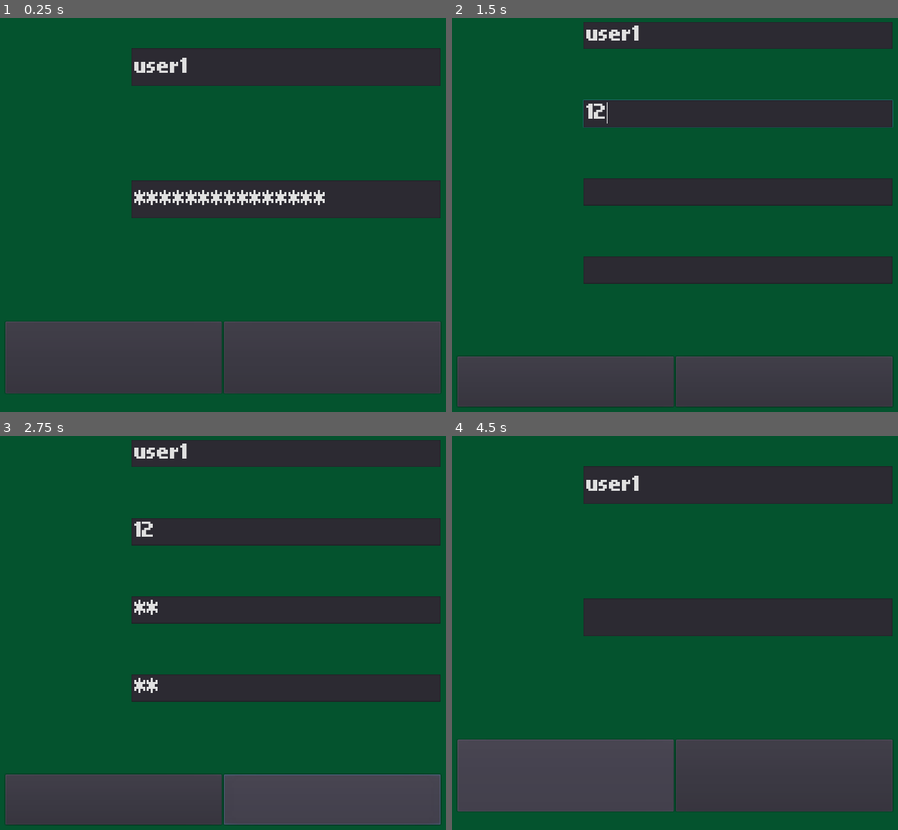
Above: before the commit, frames 1-4 (two rows, left to right).
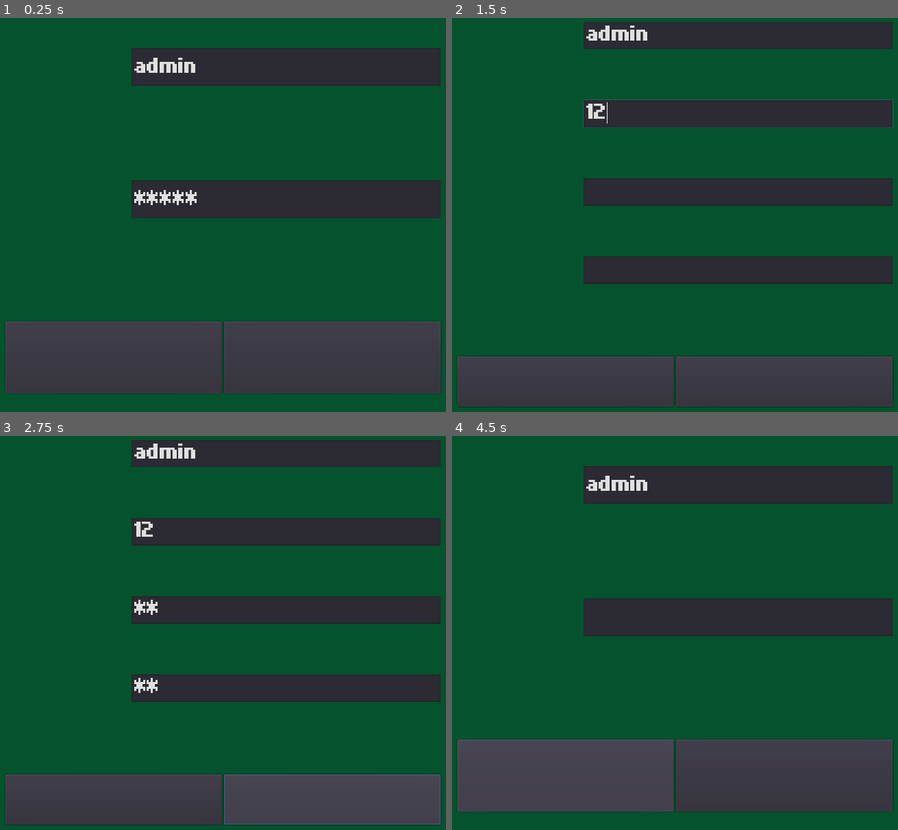
Above: after the commit, the same moments.

Repository: UPDCS192Group4/PusoyDosOnline
Game: Godot game, scene res://Home/Login.tscn
Two runs of this game, one before a commit and one after it. Both use one fixed random seed, a clock stepped at 60 frames per second and the inputs below.
Inputs (mouse positions are in pixels of both pictures, inside the frame that each line leads up to):
- Up to frame 1 (0.25 s): no input
- Up to frame 2 (1.5 s): click "REGISTER" at 0.5 s; click (737, 112) at 1.27 s; type "12" at 1.35 s
- Up to frame 3 (2.75 s): click (285, 609) at 1.5 s; type "12" at 1.58 s; click (285, 688) at 1.73 s; type "12" at 1.82 s; click "REGISTER" at 2 s
- Up to frame 4 (4.5 s): click "REGISTER" at 2.75 s; click "REGISTER" at 3.5 s; click "BACK" at 4.25 s

The runs differ from the first frame. In frame 1, 0.8% of the frame differs, in the area x 30-73%, y 10-48%; in frame 2, 0.3%; in frame 3, 0.3%; in frame 4, 0.3%.

Commit message:
Fixed leaderboards error response

Diff:
--- a/project/Home/Login.gd
+++ b/project/Home/Login.gd
@@ -107,24 +107,24 @@
 	var url = URLs.login
 	var headers = ['Content-Type: application/json']
 	var body = {"username": username, "password": password}
-	print("Attempting Login with url ", url, " with credentials: ", body)
+	#print("Attempting Login with url ", url, " with credentials: ", body)
 	var err = $LoginRequest.request(url, headers, false, HTTPClient.METHOD_POST, to_json(body))
-	print("Err code", err)
+	#print("Err code", err)
 
 func _register(username, email, password, confirm):
 	var url = URLs.register
 	var headers = ['Content-Type: application/json']
 	var body = {"username": username, "email": email, "password": password, "password_check": confirm}
-	print("Attempting Register	 with url ", url, " with credentials: ", body)
+	#print("Attempting Register	 with url ", url, " with credentials: ", body)
 	var err = $RegisterRequest.request(url, headers, false, HTTPClient.METHOD_POST, to_json(body))
-	print("Err code", err)
+	#print("Err code", err)
 
 func _on_LoginRequest_request_completed(result, response_code, headers, body):
-	print("RESPONSE:")
-	print("r", result, " c", response_code, " h", headers)
+	#print("RESPONSE:")
+	#print("r", result, " c", response_code, " h", headers)
 	var json = JSON.parse(body.get_string_from_utf8())
-	print("b", json.result)
-	print()
+	#print("b", json.result)
+	#print()
 	#might have to move this inside if response_code == 200
 	if(response_code == 200):
 		URLs.access = json.result["access"]
@@ -141,11 +141,11 @@
 	_enable_buttons()
 
 func _on_RegisterRequest_request_completed(result, response_code, headers, body):
-	print("RESPONSE:")
-	print("r", result, " c", response_code, " h", headers)
+	#print("RESPONSE:")
+	#print("r", result, " c", response_code, " h", headers)
 	var json = JSON.parse(body.get_string_from_utf8())
-	print("b", json.result)
-	print()
+	#print("b", json.result)
+	#print()
 	if(response_code in [200, 201]):
 		_clear_reg_err()
 		var username = json.result["username"]
--- a/project/Home/Login.tscn
+++ b/project/Home/Login.tscn
@@ -8,6 +8,9 @@
 anchor_right = 1.0
 anchor_bottom = 1.0
 script = ExtResource( 3 )
+__meta__ = {
+"_edit_use_anchors_": false
+}
 
 [node name="ColorRect" type="ColorRect" parent="."]
 anchor_right = 1.0
@@ -116,7 +119,7 @@
 size_flags_horizontal = 3
 size_flags_vertical = 3
 custom_fonts/font = ExtResource( 2 )
-text = "user1"
+text = "admin"
 
 [node name="UserError" type="VBoxContainer" parent="A/B/Login/UserBox"]
 margin_top = 75.0
@@ -174,7 +177,7 @@
 size_flags_horizontal = 3
 size_flags_vertical = 3
 custom_fonts/font = ExtResource( 2 )
-text = "samplepass1word"
+text = "admin"
 secret = true
 
 [node name="PassError" type="VBoxContainer" parent="A/B/Login/PassBox"]
--- a/project/Leaderboards/Leaderboards.gd
+++ b/project/Leaderboards/Leaderboards.gd
@@ -1,4 +1,6 @@
 extends Control
+
+var err
 
 func _ready():
 	pass # Replace with function body.
@@ -9,21 +11,24 @@
 	var url = URLs.leaderboards
 	var headers = ['Content-Type: application/json', 'Authorization: Bearer ' + URLs.access]
 	$LeaderboardsRequest.connect("request_completed", self, "_get_request_completed")
-	print("best")
-	var err = $LeaderboardsRequest.request(url,headers,false,HTTPClient.METHOD_GET)
-	print("eu")
-	if err != OK:
-		push_error("An  error occured when querying the leaderboards.")
-		$ErrorMessage.show()
+	err = $LeaderboardsRequest.request(url,headers,false,HTTPClient.METHOD_GET)
+	#if err != OK:
+	#	push_error("An  error occured when querying the leaderboards.")
+	#	$ErrorMessage.show()
 
 func _on_Button_pressed():
 	yield(get_tree().create_timer(0.5), "timeout")
 	get_tree().change_scene("res://Home/Home.tscn")
 
 func _get_request_completed(result,response_code,header,body):
+	print(err)
 	print("part")
 	var response = parse_json(body.get_string_from_utf8())
-	print(response)
+	print("Response code: ", response_code)
+	#print(response)
+	if (response_code != 200):
+		$ErrorMessage.show()
+		return
 	var counter = 0
 	for object in response.results:
 		print(object.username,object.rating)
--- a/project/Leaderboards/Leaderboards.tscn
+++ b/project/Leaderboards/Leaderboards.tscn
@@ -13,6 +13,9 @@
 anchor_right = 1.0
 anchor_bottom = 1.0
 script = ExtResource( 2 )
+__meta__ = {
+"_edit_use_anchors_": false
+}
 
 [node name="ColorRect" type="ColorRect" parent="."]
 anchor_right = 1.0
